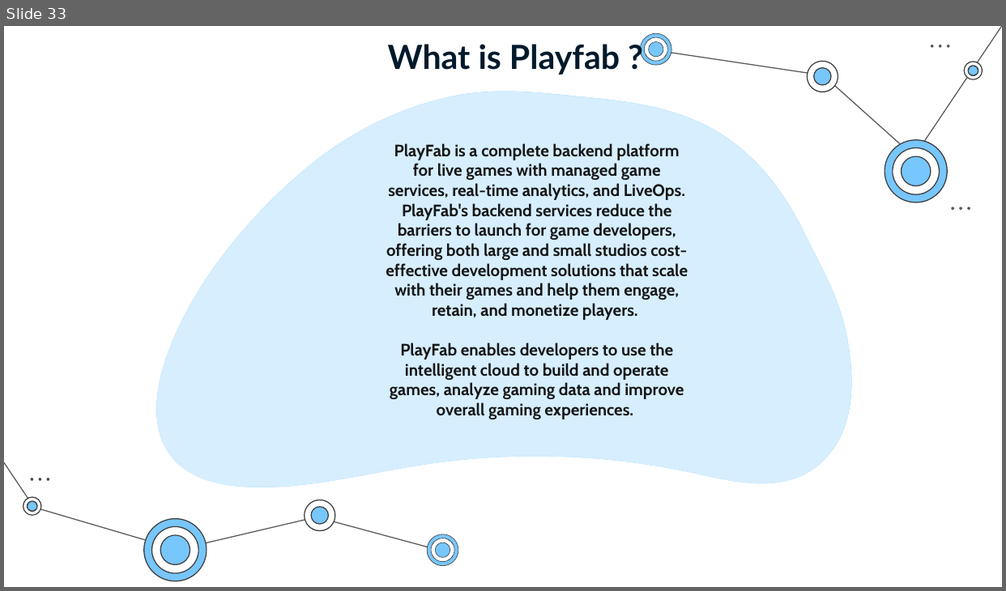
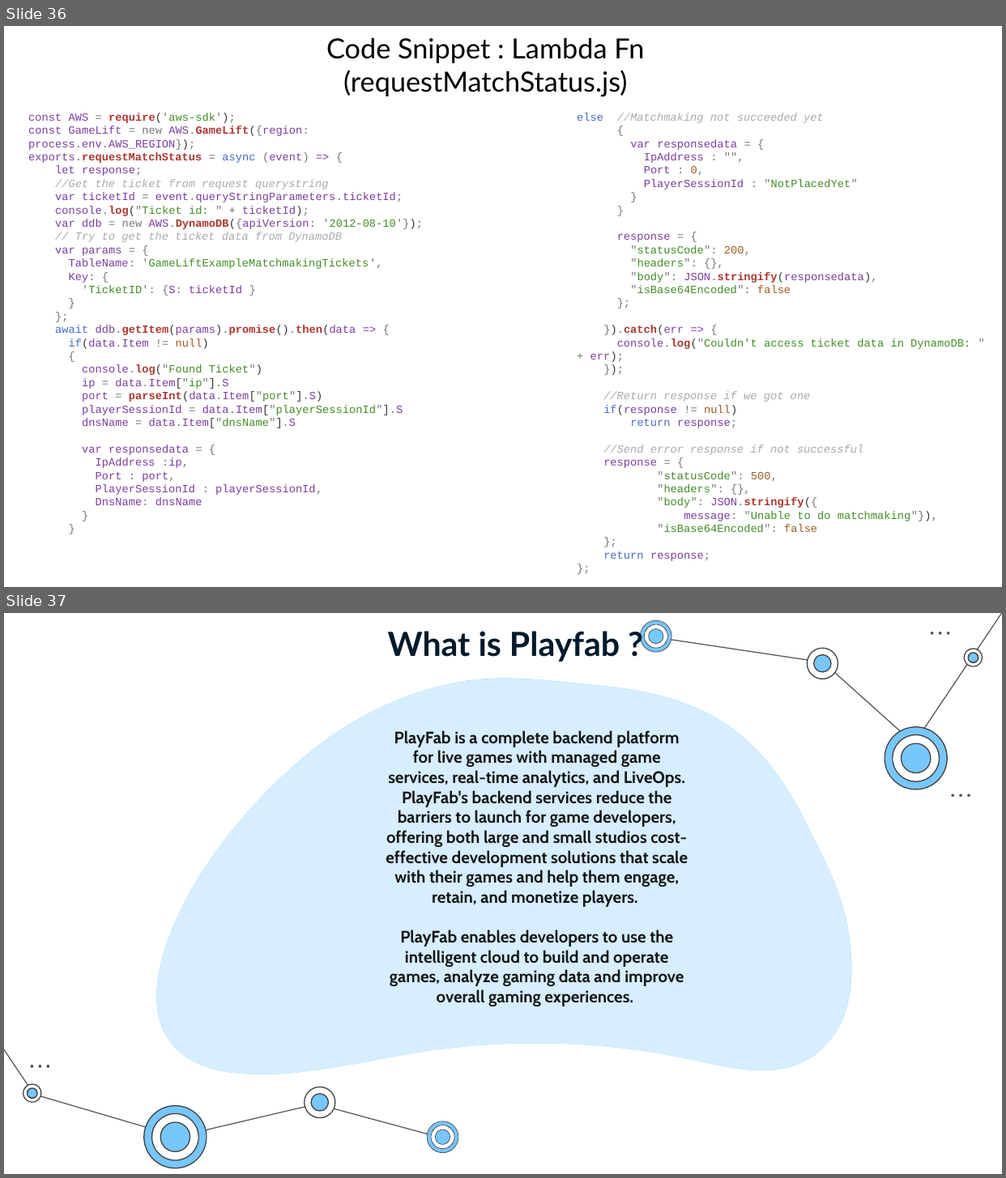
Before and after one commit to SaurabhYadav388/misc_works, a slide deck: Cloud_PPT/Shosau.pptx. Shown one above the other, each under a label of ours: slide 33 before the commit, slides 36 and 37 after it. The pictures are 1006x591 and 1006x1178 pixels, drawn with LibreOffice and Linux fonts; fonts in the diff are those of the drawing. Boxes give left, top, right and bottom in pixels: in the first picture for what was removed or moved away, otherwise in the second. Text is boxed around its words. In the diff, an @@ line names an element or a change of style, - is before the commit and + after.

```diff
--- a/Cloud_PPT/Shosau.pptx
+++ b/Cloud_PPT/Shosau.pptx
@@ slide 36 added at box(4, 26, 1002, 587), background #FFFFFF @@
@@ text added at box(326, 37, 644, 97), 20 pt, text #000000 @@
+Code Snippet : Lambda Fn
+(requestMatchStatus.js)
@@ subtitle added at box(28, 113, 423, 506), 8 pt, text #7A3E9D @@
+const AWS = require('aws-sdk');
+const GameLift = new AWS.GameLift({region: process.env.AWS_REGION});
+exports.requestMatchStatus = async (event) => {
+let response;
+//Get the ticket from request querystring
+var ticketId = event.queryStringParameters.ticketId;
+console.log("Ticket id: " + ticketId);
+var ddb = new AWS.DynamoDB({apiVersion: '2012-08-10'});
+// Try to get the ticket data from DynamoDB
+var params = {
+TableName: 'GameLiftExampleMatchmakingTickets',
+Key: {
+'TicketID': {S: ticketId }
+}
+};
+await ddb.getItem(params).promise().then(data => {
+if(data.Item != null)
+{
+console.log("Found Ticket")
+ip = data.Item["ip"].S
+port = parseInt(data.Item["port"].S)
+playerSessionId = data.Item["playerSessionId"].S
+dnsName = data.Item["dnsName"].S
+var responsedata = {
+IpAddress :ip,
+Port : port,
+PlayerSessionId : playerSessionId,
+DnsName: dnsName
+}
+}
@@ text added at box(577, 113, 970, 561), 8 pt, text #448C27 @@
+else //Matchmaking not succeeded yet
+{
+var responsedata = {
+IpAddress : "",
+Port : 0,
+PlayerSessionId : "NotPlacedYet"
+}
+}
+response = {
+"statusCode": 200,
+"headers": {},
+"body": JSON.stringify(responsedata),
+"isBase64Encoded": false
+};
+}).catch(err => {
+console.log("Couldn't access ticket data in DynamoDB: " + err);
+});
+//Return response if we got one
+if(response != null)
+return response;
+//Send error response if not successful
+response = {
+"statusCode": 500,
+"headers": {},
+"body": JSON.stringify({
+message: "Unable to do matchmaking"}),
+"isBase64Encoded": false
+};
+return response;
+};
@@ what was slide 33 is now slide 37 @@
```
Also in this commit, not shown: 2 slides changed, 4 other slides added, 1 slide removed.
